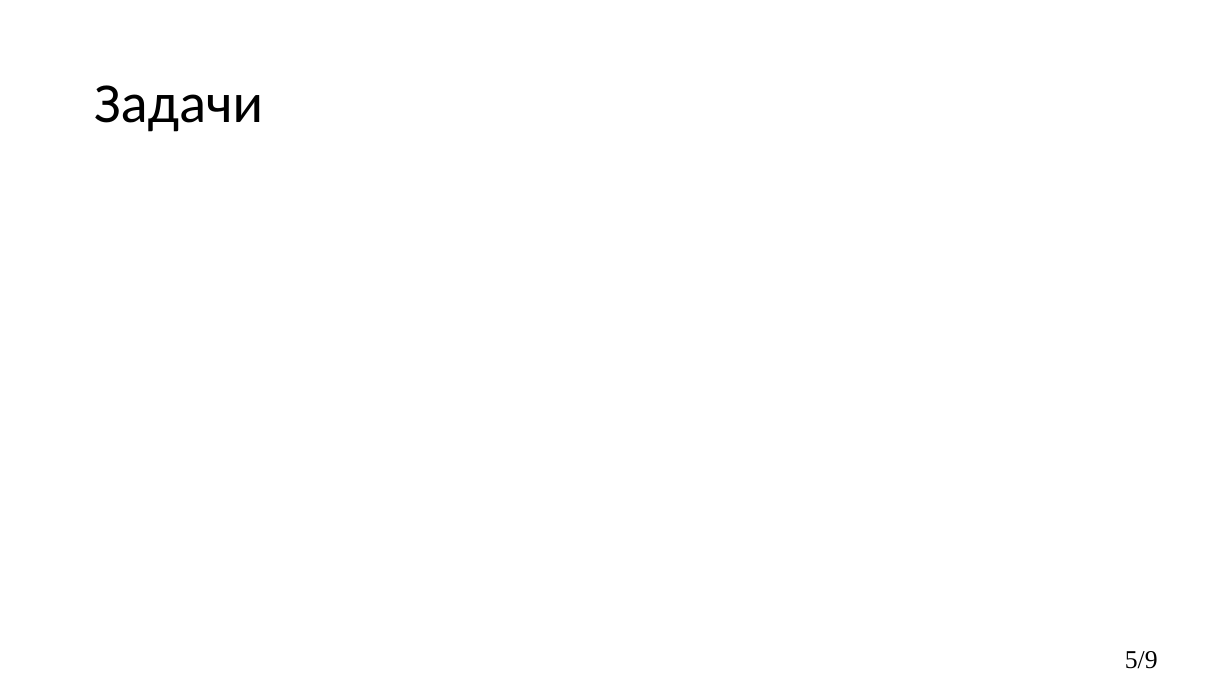
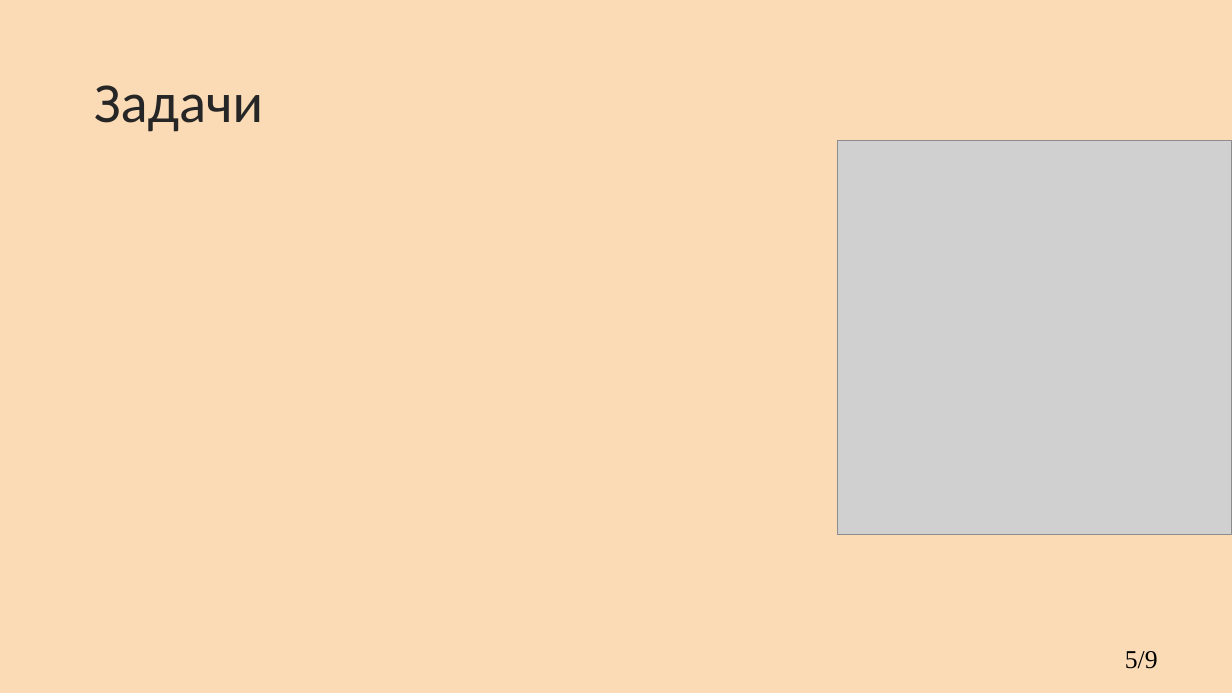
Before and after one commit to kkerra/CourseProject, a slide deck: slide 5 of кп.pptx. Drawn at 1232x693 pixels with LibreOffice and Linux fonts; fonts in the diff are those of the drawing; grey boxes stand for pictures; background and template pictures are left out. Boxes give left, top, right and bottom in pixels: in the first picture for what was removed or moved away, otherwise in the second. Text is boxed around its words. In the diff, an @@ line names an element or a change of style, - is before the commit and + after.

```diff
--- a/кп.pptx
+++ b/кп.pptx
@@ background #FFFFFF to #FADBB5 @@
@@ title "Задачи" at (94,85,263,132): text colour #000000 to #262626 @@
@@ picture added at (837,140,1232,535) @@
```
Also in this commit, not shown: 9 other slides changed, 2 other files.
